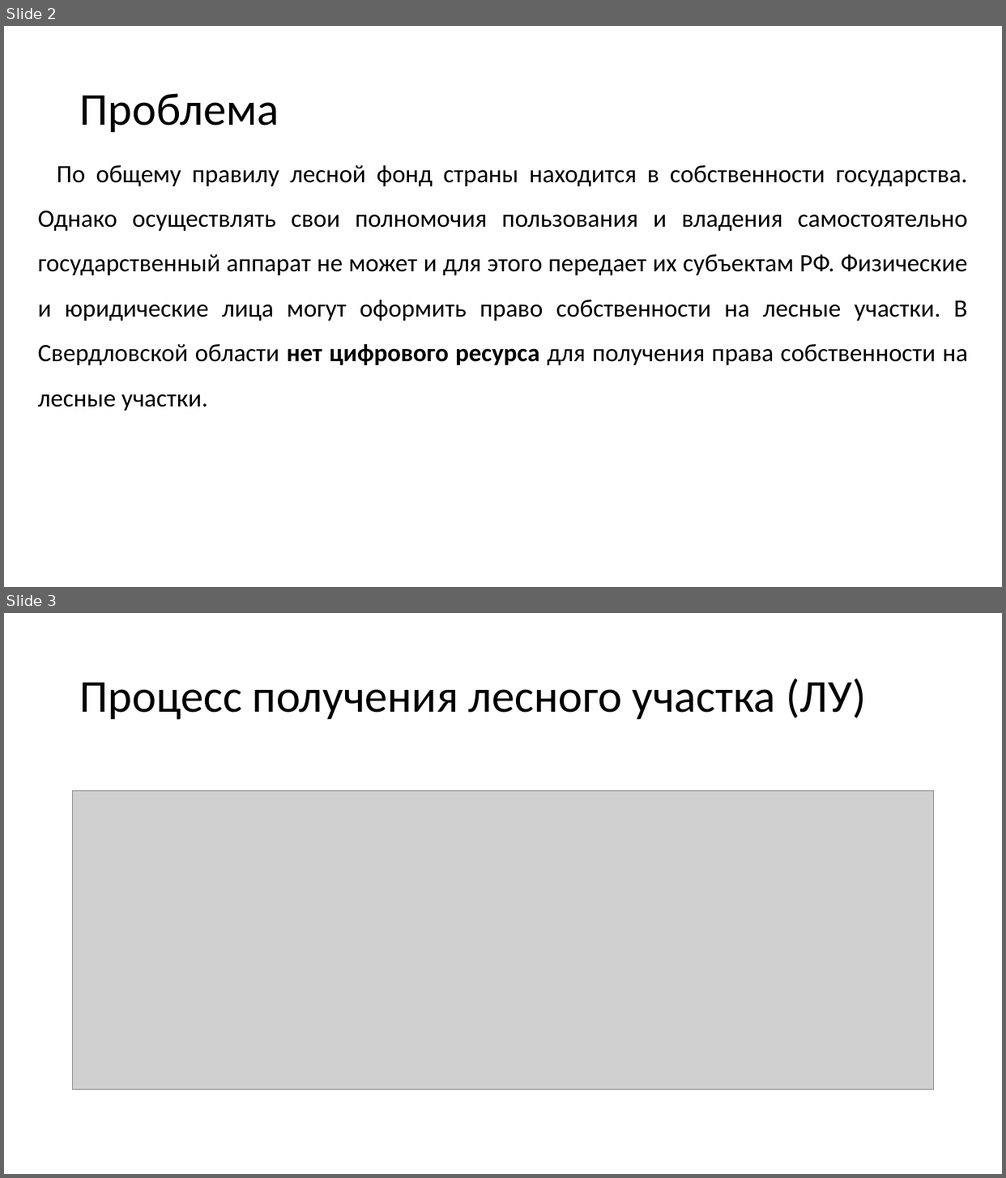
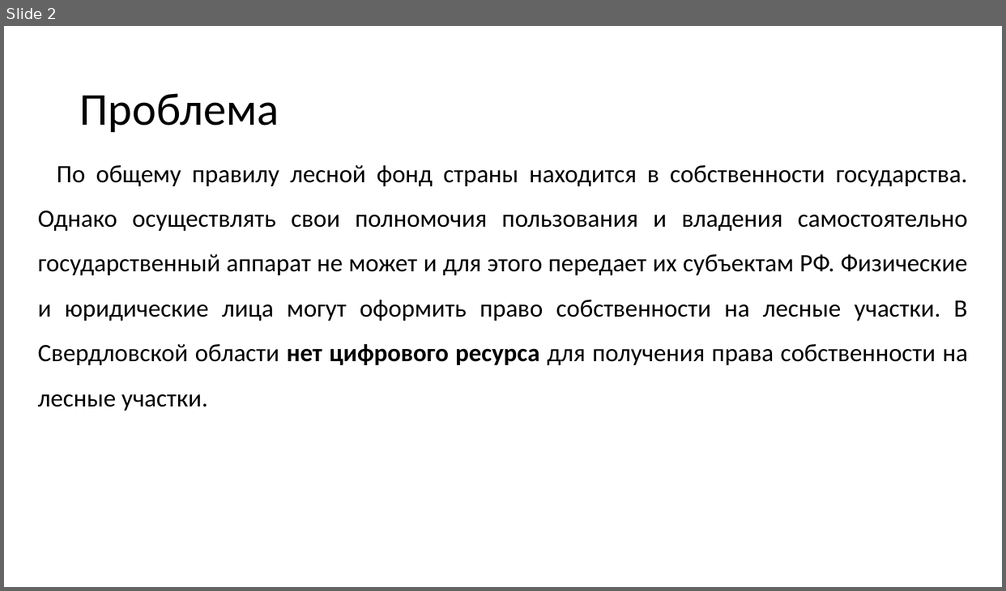
Before and after one commit to mcdodik20008/docs, a slide deck: Презентация.pptx. Shown one above the other, each under a label of ours: slides 2 and 3 before the commit, slide 2 after it. The pictures are 1006x1178 and 1006x591 pixels, drawn with LibreOffice and Linux fonts; fonts in the diff are those of the drawing; grey boxes stand for pictures. Boxes give left, top, right and bottom in pixels: in the first picture for what was removed or moved away, otherwise in the second. Text is boxed around its words. In the diff, an @@ line names an element or a change of style, - is before the commit and + after.

```diff
--- a/Презентация.pptx
+++ b/Презентация.pptx
@@ slide 3 removed at <box>4,613,1002,1174</box>, background #FFFFFF @@
@@ title removed at <box>80,679,866,720</box> @@
-Процесс получения лесного участка (ЛУ)
@@ picture removed at <box>73,791,934,1090</box> @@
```
Also in this commit, not shown: 6 other slides changed, 2 slides added, 1 other slide removed, 2 other files.
